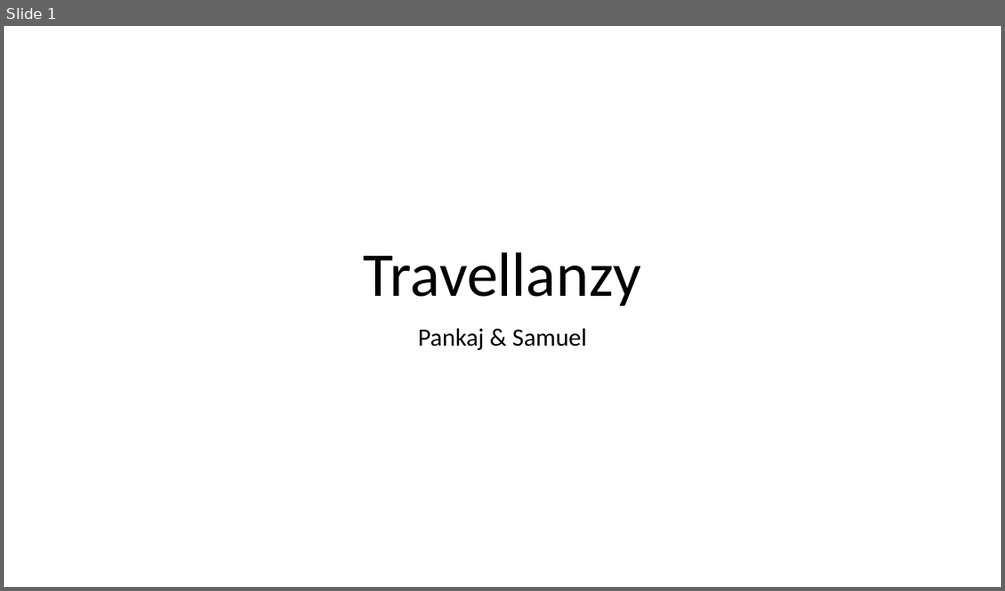
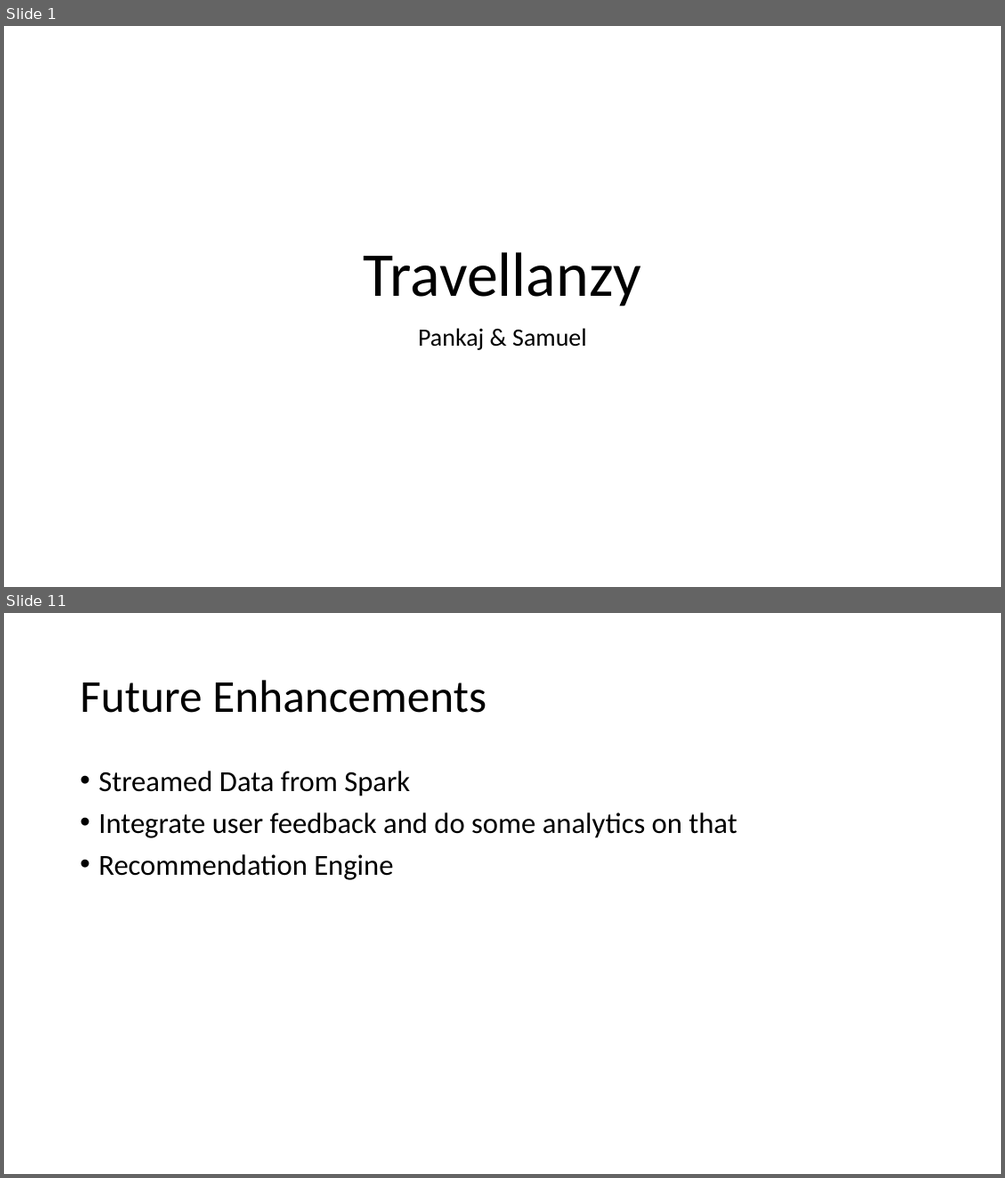
Before and after one commit to pankajti/travelenzy, a slide deck: presentation/travelenzy.pptx. Shown one above the other, each under a label of ours: slide 1 before the commit, slides 1 and 11 after it; the slides between them are not shown. The pictures are 1005x591 and 1005x1178 pixels, drawn with LibreOffice and Linux fonts; fonts in the diff are those of the drawing. Boxes give left, top, right and bottom in pixels: in the first picture for what was removed or moved away, otherwise in the second. Text is boxed around its words. In the diff, an @@ line names an element or a change of style, - is before the commit and + after.

```diff
--- a/presentation/travelenzy.pptx
+++ b/presentation/travelenzy.pptx
@@ slide 11 added at <box>4,613,1001,1174</box>, background #FFFFFF @@
@@ title added at <box>80,680,486,713</box>, 44 pt, text #000000 @@
+Future Enhancements
@@ text added at <box>98,771,736,880</box>, 28 pt, text #000000 @@
+• Streamed Data from Spark
+• Integrate user feedback and do some analytics on that
+• Recommendation Engine
```
Also in this commit, not shown: 1 slide changed, 9 other slides added, 13 other files.
